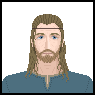
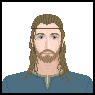
Before/after of a 95×95 layered artwork. What changed in the layer stack:
painted on "Background" over [25, 26, 69, 82]
